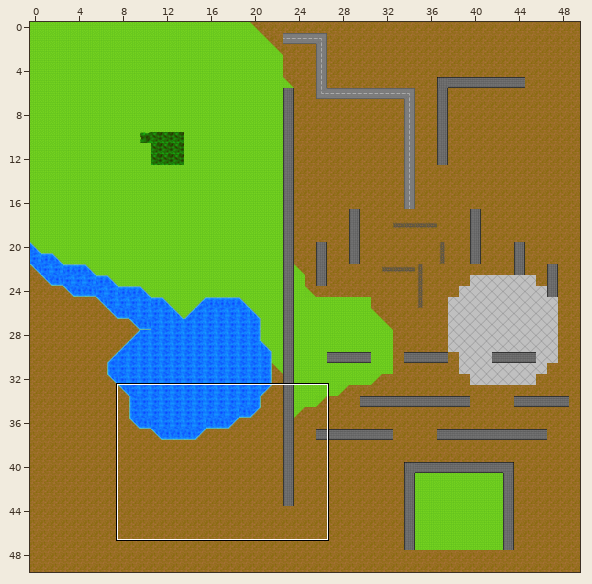
One commit to this Tiled map: maps/level1.tmx. The picture above shows the old version from afar; the outline marks the close-up.
Close-up. Before:
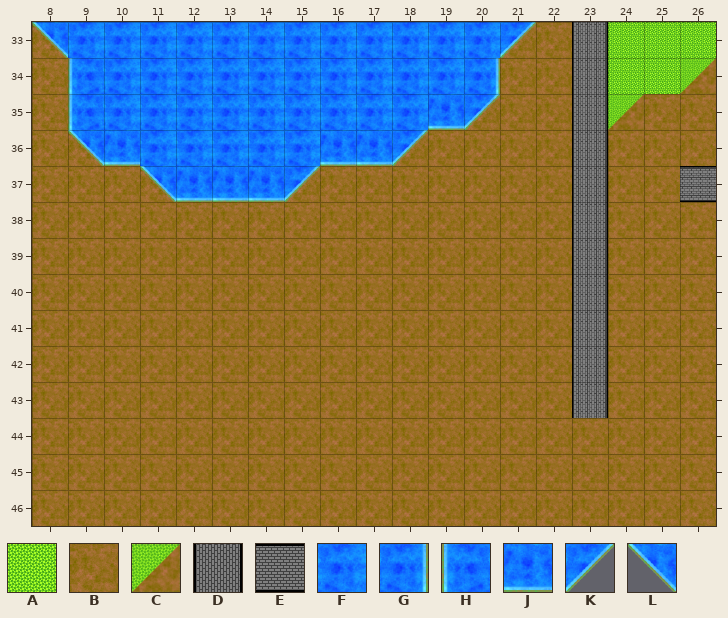
Cells are 64x64 px. Shown: x 8..26, y 33..46. The commit also changed other parts of the map, which this record leaves out.
Key: from "background": A 16, B 18, C 22; from "obstacles": D 0, E 1, F 8, G 9, H 10, J 12, K 13, L 14.
_ is an empty cell, # one hidden under a higher layer.
Layers that did not change in this view are not listed.
Layer "Background" before, first column x 8:
33 B############BB#AAA
34 B############BB#AAC
35 B###########BBB#CBB
36 BB########BBBBB#BBB
37 BBBB###BBBBBBBB#BB#
38 BBBBBBBBBBBBBBB#BBB
39 BBBBBBBBBBBBBBB#BBB
40 BBBBBBBBBBBBBBB#BBB
41 BBBBBBBBBBBBBBB#BBB
42 BBBBBBBBBBBBBBB#BBB
43 BBBBBBBBBBBBBBB#BBB
44 BBBBBBBBBBBBBBBBBBB
45 BBBBBBBBBBBBBBBBBBB
46 BBBBBBBBBBBBBBBBBBB
Layer "Obstacles" before, first column x 8:
33 LFFFFFFFFFFFFK_D___
34 _HFFFFFFFFFFG__D___
35 _HFFFFFFFFFJK__D___
36 _LJFFFFFJJK____D___
37 ___LJJJK_______D__E
38 _______________D___
39 _______________D___
40 _______________D___
41 _______________D___
42 _______________D___
43 _______________D___
44 ___________________
45 ___________________
46 ___________________
And afterwards:
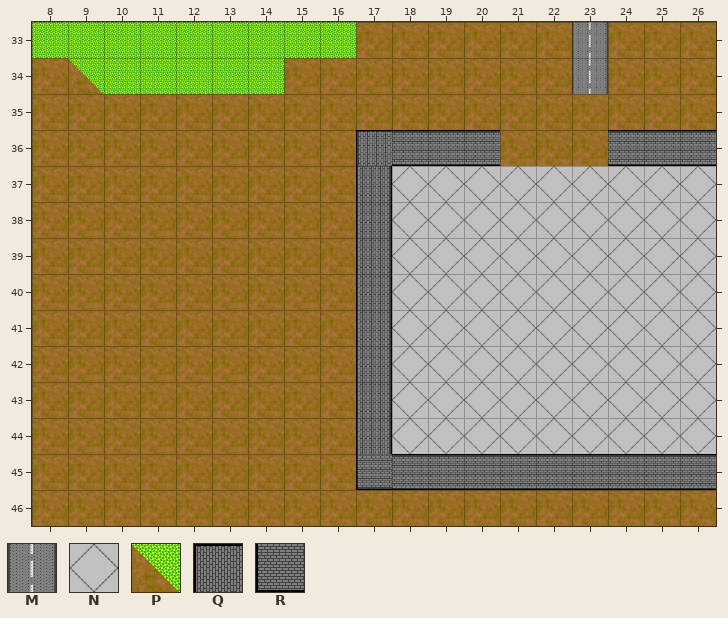
Further tiles: from "background": M 6, N 17; from "ground": P 3; from "obstacles": Q 5; from "weaponCollision": R 4.
Tiles of an added or newly shown layer are drawn over the layers below it.
Diff:
Layer "Background" (removed):
y 33: x 8 B -> _; x 21 B -> _; x 24..26 AAA -> ___
y 34: x 24..26 AAC -> ___
y 35: x 20 B -> _; x 24 C -> _
y 36: x 9 B -> _; x 18..20 BBB -> ___; x 24..26 BBB -> ___
y 37: x 11 B -> _; x 15 B -> _; x 17..26 BBBBBB#BB# -> __________
y 38..43: x 17..26 BBBBBB#BBB -> __________
y 44..45: x 17..26 BBBBBBBBBB -> __________
Layer "Obstacles" (removed):
y 33: x 8..21 LFFFFFFFFFFFFK -> ______________; x 23 D -> _
y 34: x 9..20 HFFFFFFFFFFG -> ____________; x 23 D -> _
y 35: x 9..20 HFFFFFFFFFJK -> ____________; x 23 D -> _
y 36: x 9..18 LJFFFFFJJK -> __________; x 23 D -> _
y 37: x 11..15 LJJJK -> _____; x 23 D -> _; x 26 E -> _
y 38..43: x 23 D -> _
Layer "ground" (added):
y 33: x 8..21 ______________ -> AAAAAAAAABBBBB; x 24..26 ___ -> BBB
y 34: x 9..20 ____________ -> PAAAAABBBBBB; x 24..26 ___ -> BBB
y 35: x 9..20 ____________ -> BBBBBBBBBBBB; x 23..24 __ -> BB
y 36: x 9..16 ________ -> BBBBBBBB; x 23 _ -> B
y 37: x 11..15 _____ -> BBBBB; x 18..26 _________ -> NNNNNNNNN
y 38..44: x 18..26 _________ -> NNNNNNNNN
Layer "world" (added):
y 33..34: x 23 _ -> M
Layer "weaponCollision" (added):
y 36: x 17..20 ____ -> QEEE; x 24..26 ___ -> EEE
y 37..44: x 17 _ -> D
y 45: x 17..26 __________ -> REEEEEEEEE
Where, in picture pixels (left, top, right, bottom), the same in both close-ups:
changed: (32, 22, 716, 490)
